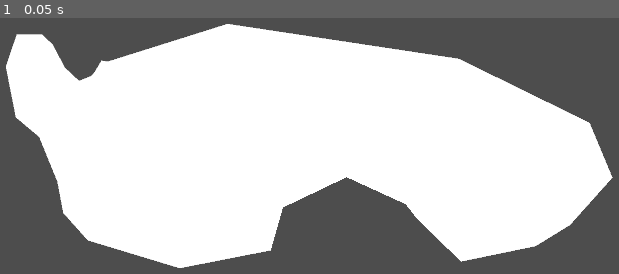
Above: before the commit, frame 1.
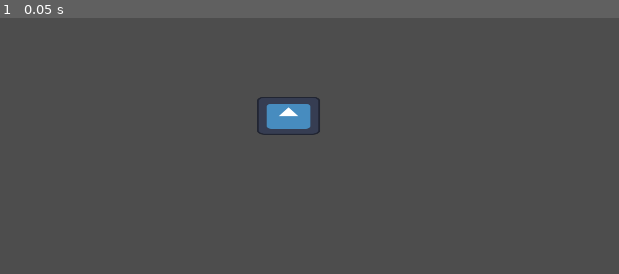
Above: after the commit, the same moment.

Repository: ovrdrv3/woodpeckers_migrate
Game: Godot game, scene res://world.tscn
Same seed, same stepped clock (60 frames per second), same inputs: the game is played once before the commit and once after it. This scene is started directly instead of the project's main scene. The engine's default icon, where the game draws it, is replaced by a stand-in: a white triangle on a blue panel in a dark square.
Inputs:
- Up to frame 1 (0.05 s): no input

The runs differ from the first frame. In frame 1, 63% of the frame differs, in the area x 0-100%, y 2-98%.

Commit message:
Play button now loads `world.tscn`, quit button quits the game.

Diff:
--- a/menu.gd
+++ b/menu.gd
@@ -14,11 +14,3 @@
 # Called every frame. 'delta' is the elapsed time since the previous frame.
 func _process(delta):
 	pass
-
-
-func _on_play_button_up():
-	pass # Replace with function body.
-
-
-func _on_title_mouse_entered():
-	pass # Replace with function body.
--- a/play_button.gd
+++ b/play_button.gd
@@ -3,14 +3,25 @@
 @onready var normal_text = $play
 @onready var bold_text = $play_bold
 
+var mouse_in_play_collision: bool = false
+
+
 func _ready():
 	normal_text.modulate.a = 1.0  # Fully opaque
 	bold_text.modulate.a = 0.0    # Fully transparent
+
+func _process(delta):
+	if Input.is_action_just_pressed('left_mouse_click') && mouse_in_play_collision:
+		get_tree().change_scene_to_file("res://world.tscn")
 
 func _on_mouse_entered():
 	normal_text.modulate.a = 0.0  # Fully transparent
 	bold_text.modulate.a = 1.0    # Fully opaque
 
+	mouse_in_play_collision = true
+
 func _on_mouse_exited():
 	normal_text.modulate.a = 1.0  # Fully opaque
 	bold_text.modulate.a = 0.0    # Fully transparent
+
+	mouse_in_play_collision = false
--- a/project.godot
+++ b/project.godot
@@ -20,6 +20,14 @@
 window/size/viewport_width=1920
 window/size/viewport_height=1080
 
+[input]
+
+left_mouse_click={
+"deadzone": 0.5,
+"events": [Object(InputEventMouseButton,"resource_local_to_scene":false,"resource_name":"","device":-1,"window_id":0,"alt_pressed":false,"shift_pressed":false,"ctrl_pressed":false,"meta_pressed":false,"button_mask":0,"position":Vector2(0, 0),"global_position":Vector2(0, 0),"factor":1.0,"button_index":1,"canceled":false,"pressed":false,"double_click":false,"script":null)
+]
+}
+
 [rendering]
 
 renderer/rendering_method="mobile"
--- a/quit_button.gd
+++ b/quit_button.gd
@@ -3,14 +3,29 @@
 @onready var normal_text = $quit
 @onready var bold_text = $quit_bold
 
+var mouse_in_quit_collision: bool = false
+
 func _ready():
 	normal_text.modulate.a = 1.0  # Fully opaque
 	bold_text.modulate.a = 0.0    # Fully transparent
+
+
+func _process(delta):
+	if Input.is_action_just_pressed('left_mouse_click') && mouse_in_quit_collision:
+		get_tree().quit()
+
+func _on_play_pressed():
+	get_tree().change_scene_to_file("res://world.tscn")
+
 
 func _on_mouse_entered():
 	normal_text.modulate.a = 0.0  # Fully transparent
 	bold_text.modulate.a = 1.0    # Fully opaque
 
+	mouse_in_quit_collision = true
+
 func _on_mouse_exited():
 	normal_text.modulate.a = 1.0  # Fully opaque
 	bold_text.modulate.a = 0.0    # Fully transparent
+
+	mouse_in_quit_collision = false
--- a/world.tscn
+++ b/world.tscn
@@ -1,6 +1,12 @@
-[gd_scene format=3 uid="uid://b80jtxs8ank2"]
+[gd_scene load_steps=2 format=3 uid="uid://b80jtxs8ank2"]
+
+[ext_resource type="Texture2D" uid="uid://sbwc23pwrhbt" path="res://icon.svg" id="1_psp5l"]
 
 [node name="world" type="Node2D"]
 
-[node name="Polygon2D" type="Polygon2D" parent="."]
-polygon = PackedVector2Array(350, 276, 655, 180, 1211, 264, 1525, 418, 1580, 550, 1478, 664, 1395, 715, 1216, 752, 1110, 649, 1083, 614, 941, 549, 788, 622, 759, 725, 540, 768, 319, 701, 260, 635, 246, 560, 202, 452, 146, 405, 122, 283, 148, 206, 209, 205, 235, 230, 264, 285, 298, 317, 328, 305, 336, 295, 352, 268, 460, 288)
+[node name="Icon" type="Sprite2D" parent="."]
+position = Vector2(801.5, 401)
+scale = Vector2(1.19531, 0.71875)
+texture = ExtResource("1_psp5l")
+
+[node name="Sprite2D" type="Sprite2D" parent="."]
